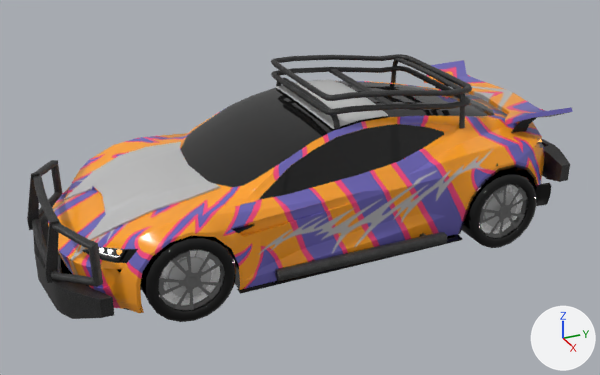
A saved change to the FBX model Assets/Models/Cars/Tesla/tesla_1.fbx.
Camera for both pictures: a 50 mm lens placed at (6.57, -3.03, 3.79), pointed at (0.09, -0.12, 0.54). Lighting does not change. The marker at lower right points along +X, +Y and +Z. Where no turn or scale is listed for an object, it has been applied to the vertices. Vertices at the same position are counted once.

The scene before the commit, as lines of its bpy script (objects in view):
```python
me_mesh_001 = bpy.data.meshes.new('Mesh.001')
me_mesh_001.from_pydata(...)  # 345 vertices, 275 faces; spans x -0.153..0.207, y -0.373..0.373, z -0.373..0.372
me_mesh_001.materials.append(mat_tesla)
me_mesh_002 = bpy.data.meshes.new('Mesh.002')
me_mesh_002.from_pydata(...)  # 345 vertices, 275 faces; spans x -0.153..0.207, y -0.373..0.373, z -0.373..0.372
me_mesh_002.materials.append(mat_tesla)
me_mesh_006 = bpy.data.meshes.new('Mesh.006')
me_mesh_006.from_pydata(...)  # 84 vertices, 64 faces; spans x -0.65..0.65, y -1.36..1.36, z -0.39..0.39
me_mesh_006.materials.append(mat_lambert2)  # grey #bcbcbc
ob_carbon_tesla = bpy.data.objects.new('carbon_tesla', me_mesh_006)
ob_carbon_tesla.location = (0.0, -0.834, 0.973)
ob_main_shpe_002 = bpy.data.objects.new('Main_shpe.002', me_mesh_001)
ob_main_shpe_002.location = (0.847, -1.477, 0.381)
ob_main_shpe_003 = bpy.data.objects.new('Main_shpe.003', me_mesh_002)
ob_main_shpe_003.location = (0.847, 1.533, 0.381)
# also in view: 'Bumperback' at (0.0, 1.99, 0.57); 'Main_shpe.014' at (0.0, -0.04, 0.75); 'pasted__pasted__pasted__polySurface21' at (0.0, -0.03, 0.47); 'Bumperfront' at (0.0, -2.13, 0.37); 'pasted__pasted__pasted__polySurface31' at (0.0, 0.33, 0.9)
```
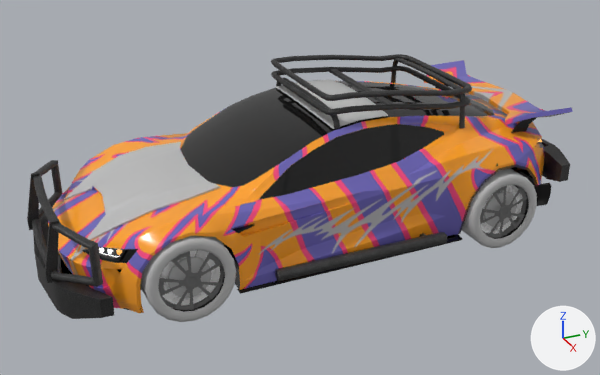
Where the newer file only moved an object's origin or applied its transform, the numbers keep the older frame.

Boxes [x1, y1, x2, y2] around the edits, measured in the pictures (600 x 375 px):
part 1 of me_mesh_002, recoloured: [471, 175, 537, 248] in both
part 2 of me_mesh_002, recoloured: [462, 168, 526, 244] in both
part 3 of me_mesh_001, recoloured: [146, 238, 236, 322] in both
part 4 of me_mesh_001, recoloured: [140, 236, 227, 302] in both

What changed in the scene script:
```text
Add mat_shina:
    mat_shina = principled_material('shina')
    mat_shina.base_color = (0.5, 0.5, 0.5)  # grey #bcbcbc
Change me_mesh_002:
    where me_mesh_002.from_pydata(...)  # 345 vertices, 275 faces; spans x -0.153..0.207, y -0.373..0.373, z -0.373..0.372
    used by ob_main_shpe_003; location = (0.847, 1.533, 0.381)
    me_mesh_002 part 1: all 60 faces centred in x 0.199..0.207, y -0.347..0.347, z -0.347..0.347 switch from mat_tesla to mat_shina (grey #bcbcbc)
    me_mesh_002 part 2: all 20 faces centred in x 0.019, y -0.363..0.364, z -0.364..0.363 switch from mat_tesla to mat_shina (grey #bcbcbc)
Change me_mesh_001:
    where me_mesh_001.from_pydata(...)  # 345 vertices, 275 faces; spans x -0.153..0.207, y -0.373..0.373, z -0.373..0.372
    used by ob_main_shpe_002; location = (0.847, -1.477, 0.381)
    me_mesh_001 part 3: all 60 faces centred in x 0.199..0.207, y -0.347..0.347, z -0.347..0.347 switch from mat_tesla to mat_shina (grey #bcbcbc)
    me_mesh_001 part 4: all 20 faces centred in x 0.019, y -0.363..0.364, z -0.364..0.363 switch from mat_tesla to mat_shina (grey #bcbcbc)
```
